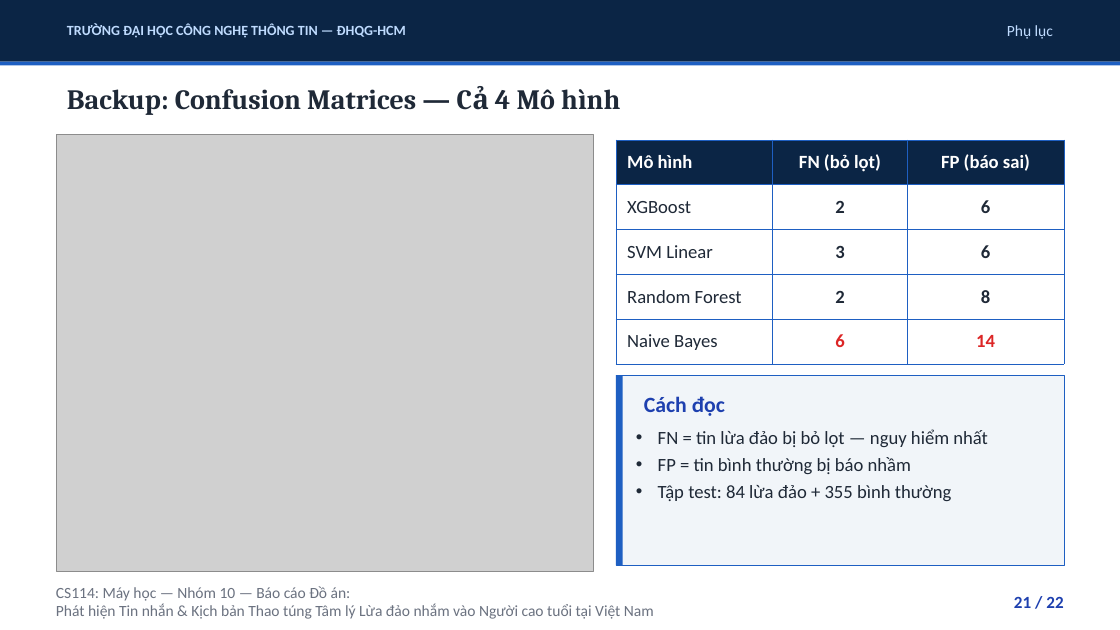
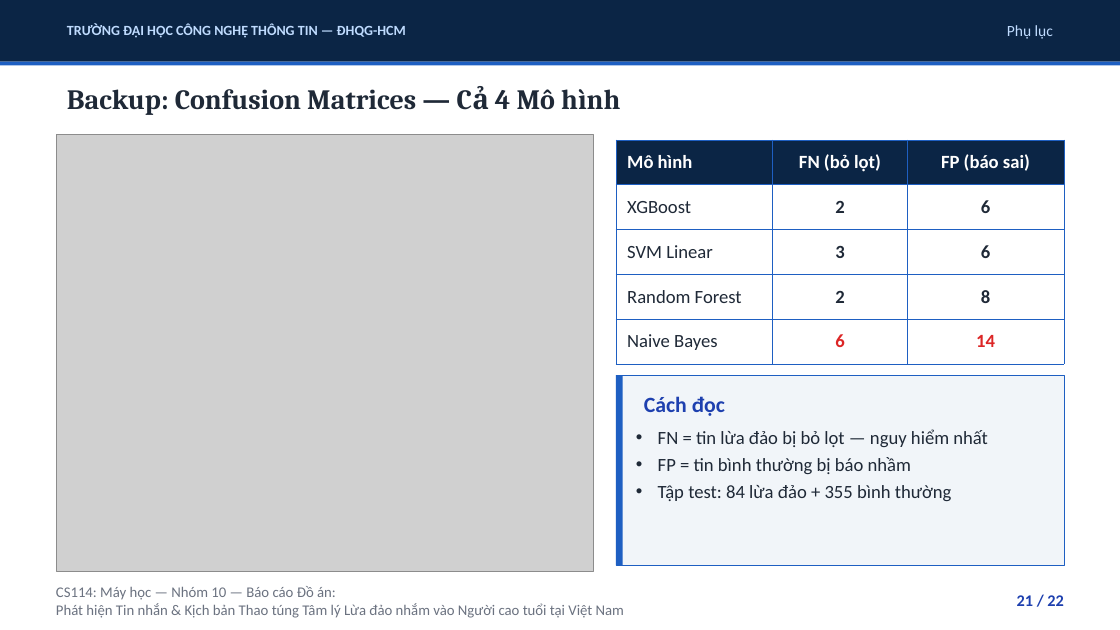
Before and after one commit to uit-25730067-chithanh/CS114-Team10-Elderly-Scam-Detection, a slide deck: slide 21 of draft/scam-detection/reports/slides/phase09_presentation.pptx. Drawn at 1120x630 pixels with LibreOffice and Linux fonts; fonts in the diff are those of the drawing; grey boxes stand for pictures. Boxes give left, top, right and bottom in pixels: in the first picture for what was removed or moved away, otherwise in the second. Text is boxed around its words. In the diff, an @@ line names an element or a change of style, - is before the commit and + after.

```diff
--- a/draft/scam-detection/reports/slides/phase09_presentation.pptx
+++ b/draft/scam-detection/reports/slides/phase09_presentation.pptx
@@ text "CS114: Máy học — Nhóm ..." at box(56, 586, 624, 618): size 10 to 9.5 pt @@
@@ text "21 / 22" at box(1017, 595, 1063, 606): size 11 to 10.5 pt @@
```
Also in this commit, not shown: 14 other slides changed, 3 other files.
